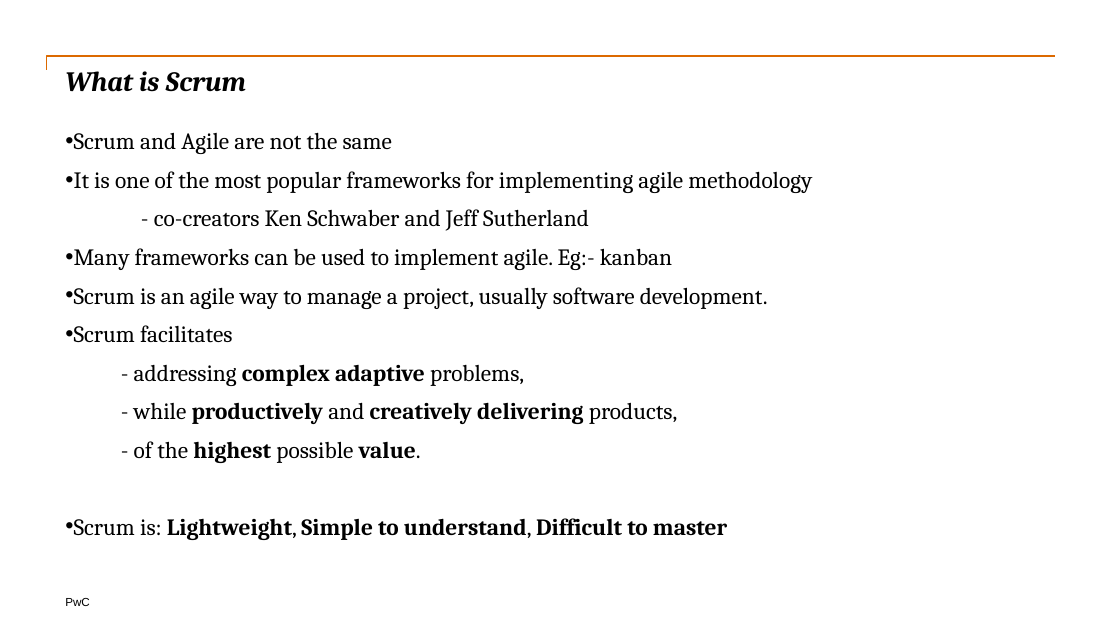
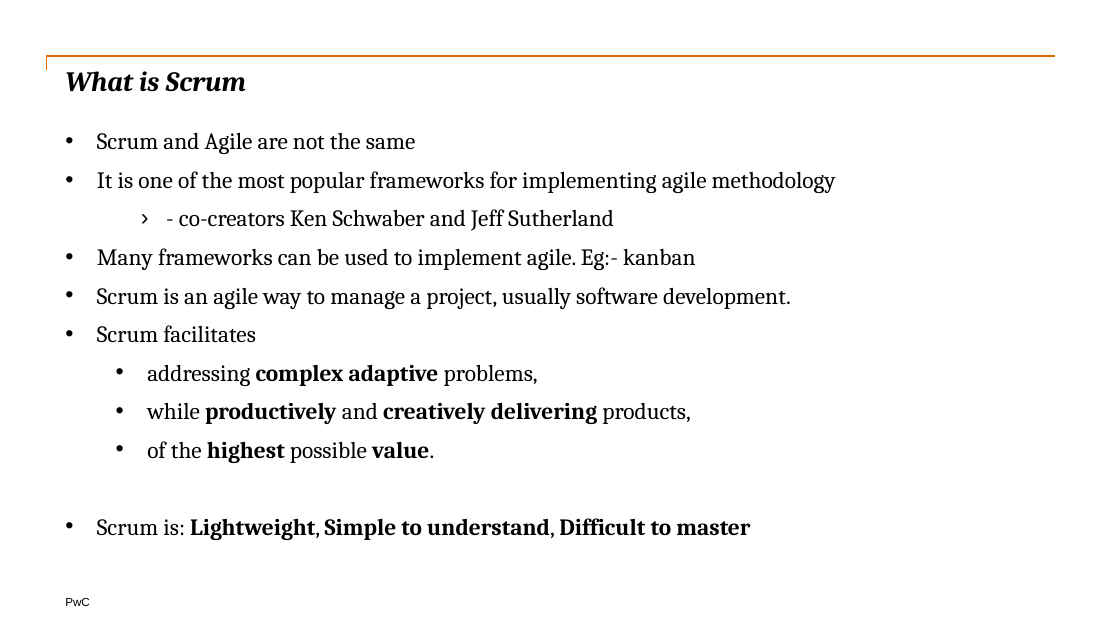
Before and after one commit to nadee158/reference_docs, a slide deck: slide 4 of doc/scrum_introduction.pptx. Drawn at 1120x630 pixels with LibreOffice and Linux fonts; fonts in the diff are those of the drawing. Boxes give left, top, right and bottom in pixels: in the first picture for what was removed or moved away, otherwise in the second. Text is boxed around its words. In the diff, an @@ line names an element or a change of style, - is before the commit and + after.

```diff
--- a/doc/scrum_introduction.pptx
+++ b/doc/scrum_introduction.pptx
@@ text at box(97, 132, 836, 540): indent changed; bullet none to › @@
@@ text at box(147, 364, 691, 463): text changed @@
-      - addressing complex adaptive problems,
-      - while productively and creatively delivering products,
-      - of the highest possible value.
+    • addressing complex adaptive problems,
+    • while productively and creatively delivering products,
+    • of the highest possible value.
```
Also in this commit, not shown: 14 other slides changed, 15 slides added, 2 other files.
